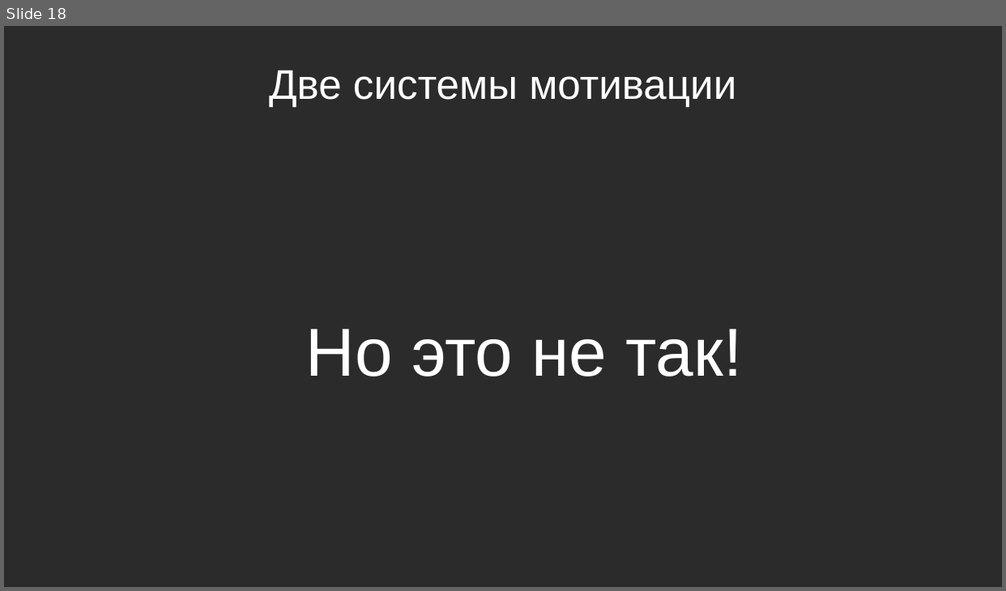
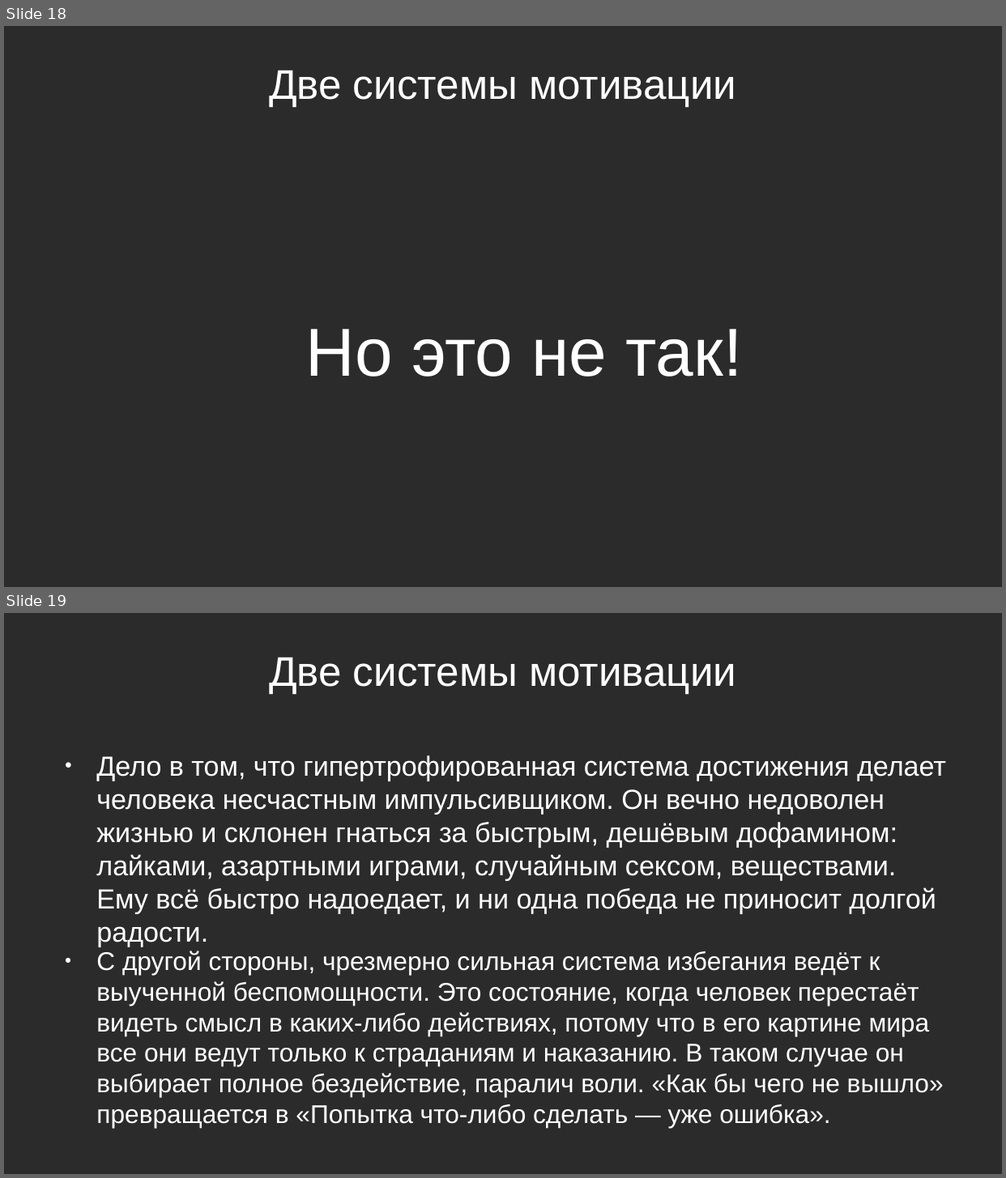
Before and after one commit to Chularev/articles, a slide deck: Psychology/Гомеостаз и мотивация (практика).odp. Shown one above the other, each under a label of ours: slide 18 before the commit, slides 18 and 19 after it. The pictures are 1006x591 and 1006x1178 pixels, drawn with LibreOffice and Linux fonts; fonts in the diff are those of the drawing; background and template pictures are left out; a plain dark background stands for a picture behind light text. Boxes give left, top, right and bottom in pixels: in the first picture for what was removed or moved away, otherwise in the second. Text is boxed around its words. In the diff, an @@ line names an element or a change of style, - is before the commit and + after.

Commit message:
tmp

```diff
--- a/Psychology/Гомеостаз и мотивация (практика).odp
+++ b/Psychology/Гомеостаз и мотивация (практика).odp
@@ slide 19 added at [4,613,1002,1174], background picture (left out) @@
@@ title added at [269,657,736,695], 33 pt, text #FFFFFF @@
+Две системы мотивации
@@ text added at [96,756,946,914], 22 pt, text #FFFFFF @@
+● Дело в том, что гипертрофированная система достижения делает человека несчастным импульсивщиком. Он вечно недоволен жизнью и склонен гнаться за быстрым, дешёвым дофамином: лайками, азартными играми, случайным сексом, веществами. Ему всё быстро надоедает, и ни одна победа не приносит долгой радости.
@@ text added at [96,951,944,1128], 20.4 pt, text #FFFFFF @@
+● С другой стороны, чрезмерно сильная система избегания ведёт к выученной беспомощности. Это состояние, когда человек перестаёт видеть смысл в каких-либо действиях, потому что в его картине мира все они ведут только к страданиям и наказанию. В таком случае он выбирает полное бездействие, паралич воли. «Как бы чего не вышло» превращается в «Попытка что-либо сделать — уже ошибка».
```
